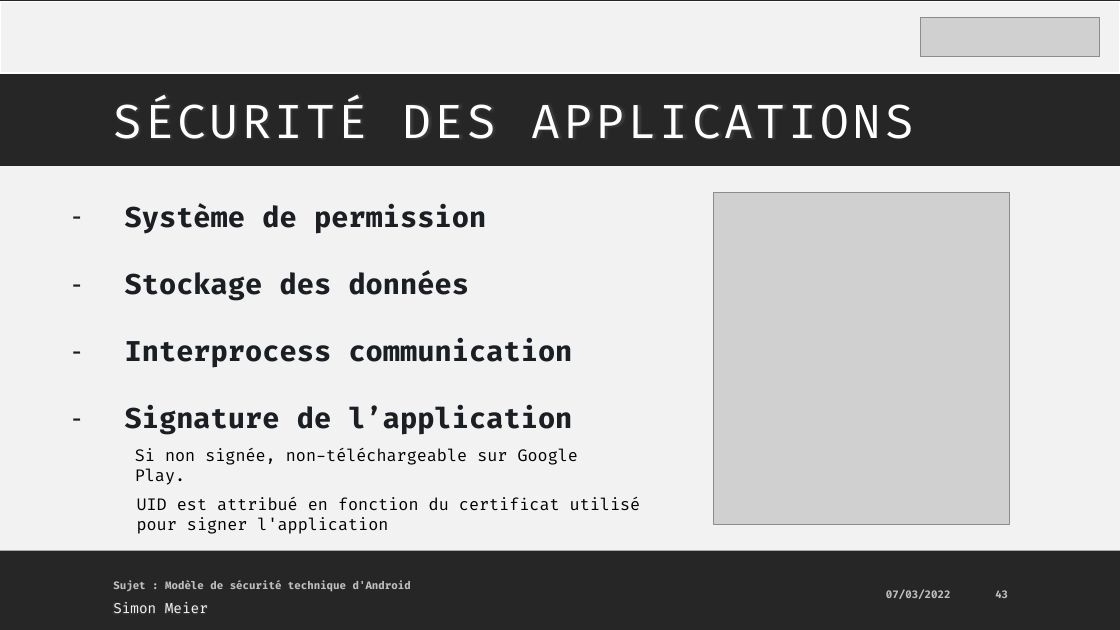
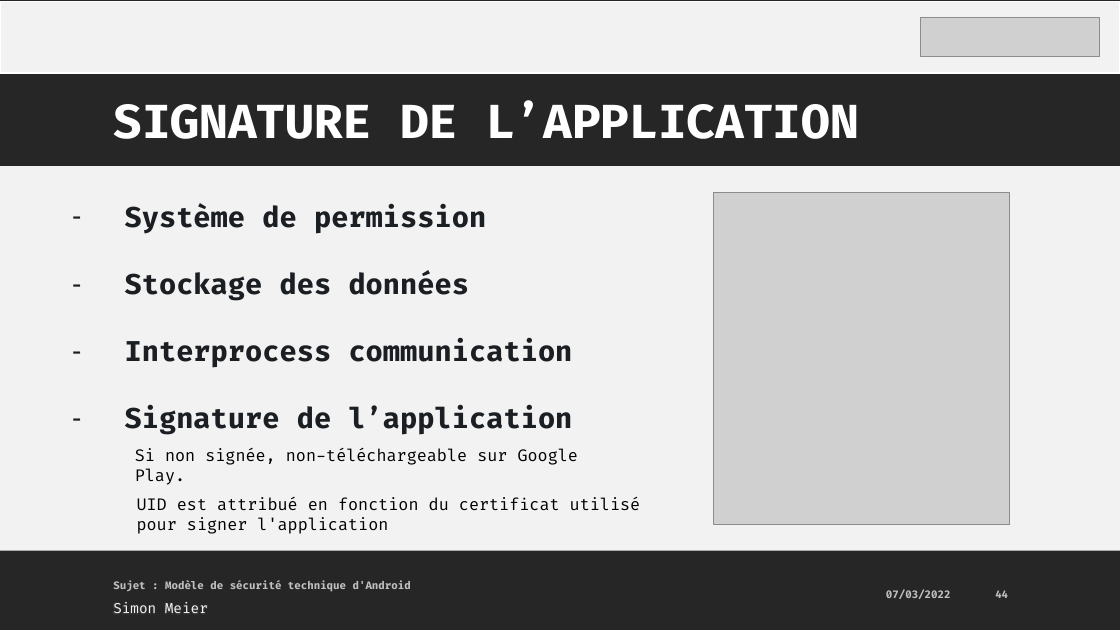
Before and after one commit to MrAresInFlesh/HeArcSecurityWorkspace, a slide deck: slide 44 of presentation/Presentation_ModeleSecuriteAndroid.pptx (slide 43 before the commit). Drawn at 1120x630 pixels with LibreOffice and Linux fonts; fonts in the diff are those of the drawing; grey boxes stand for pictures. Boxes give left, top, right and bottom in pixels: in the first picture for what was removed or moved away, otherwise in the second. Text is boxed around its words. In the diff, an @@ line names an element or a change of style, - is before the commit and + after.

```diff
--- a/presentation/Presentation_ModeleSecuriteAndroid.pptx
+++ b/presentation/Presentation_ModeleSecuriteAndroid.pptx
@@ text at bbox=[113, 100, 859, 139]: text changed; text colour gradient #FFFFFF to #A6A6A6 to #FFFFFF; bold on @@
-SÉCURITÉ DES APPLICATIONS
+SIGNATURE DE L’APPLICATION
@@ page number at bbox=[995, 590, 1008, 598]: text changed @@
-43
+44
```
Also in this commit, not shown: 5 other slides changed, 1 slide added, 1 other file.
